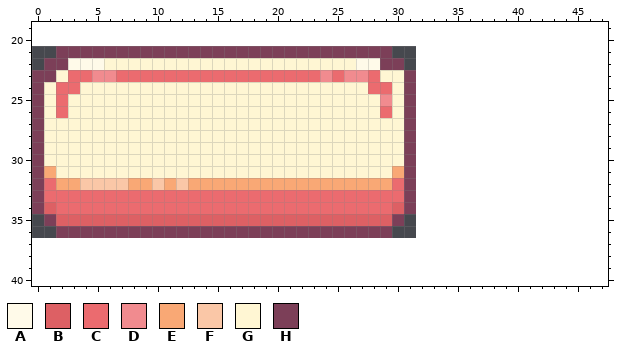
Pixel-art file -- Assets/Scenes/Part 3 UI Testing/UI elements/Btn.aseprite. The first picture shows the starting point.
32x16 pixels, 1 frame. Shown: x 0..47, y 19..40. The old version is drawn lined up with the new one, on the new canvas.
Palette (. is transparent): A #fffae9  B #dd6064  C #eb6b6f  D #f18b8f  E #f9a875  F #fac7a7  G #fff6d3  H #7c3f58
Pixels before, first column x 0:
21 ..HHHHHHHHHHHHHHHHHHHHHHHHHHHH..
22 .HHAAAGGGGGGGGGGGGGGGGGGGGGAAHH.
23 HHGCCDDCCCCCCCCCCCCCCCCCDCDDCGGH
24 HGCCGGGGGGGGGGGGGGGGGGGGGGGGCCGH
25 HGCGGGGGGGGGGGGGGGGGGGGGGGGGGDGH
26 HGCGGGGGGGGGGGGGGGGGGGGGGGGGGCGH
27 HGGGGGGGGGGGGGGGGGGGGGGGGGGGGGGH
28 HGGGGGGGGGGGGGGGGGGGGGGGGGGGGGGH
29 HGGGGGGGGGGGGGGGGGGGGGGGGGGGGGGH
30 HGGGGGGGGGGGGGGGGGGGGGGGGGGGGGGH
31 HEGGGGGGGGGGGGGGGGGGGGGGGGGGGGEH
32 HCEEFFFFEEFEFEEEEEEEEEEEEEEEEECH
33 HCCCCCCCCCCCCCCCCCCCCCCCCCCCCCCH
34 HBCCCCCCCCCCCCCCCCCCCCCCCCCCCCBH
35 .HBBBBBBBBBBBBBBBBBBBBBBBBBBBBH.
36 ..HHHHHHHHHHHHHHHHHHHHHHHHHHHH..
After the commit:
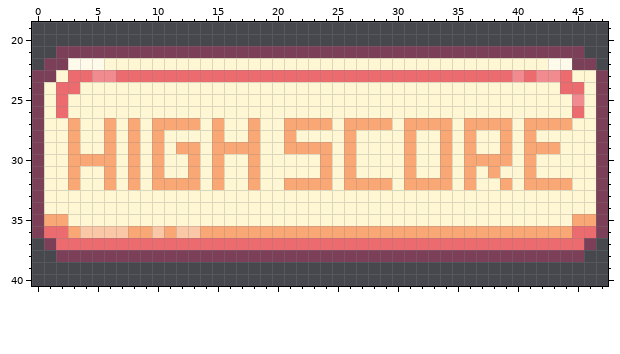
Diff:
canvas 32x16 -> 48x48, the old top-left corner now at 0,21
y 21: x 30..45 ................ -> HHHHHHHHHHHHHHHH
y 22: x 27..46 AAHH................ -> GGGGGGGGGGGGGGGGAAHH
y 23: x 24 D -> C; x 26..27 DD -> CC; x 29..47 GGH................ -> CCCCCCCCCCCDCDDCGGH
y 24: x 28..29 CC -> GG; x 31..47 H................ -> GGGGGGGGGGGGGCCGH
y 25: x 29 D -> G; x 31..47 H................ -> GGGGGGGGGGGGGGDGH
y 26: x 29 C -> G; x 31..47 H................ -> GGGGGGGGGGGGGGCGH
y 27: x 3 G -> E; x 6 G -> E; x 8 G -> E; x 10..13 GGGG -> EEEE; x 15 G -> E; x 18 G -> E; x 21..24 GGGG -> EEEE; x 26..29 GGGG -> EEEE; x 31..47 H................ -> EEEEGEEEEGEEEEGGH
y 28: x 3 G -> E; x 6 G -> E; x 8 G -> E; x 10 G -> E; x 15 G -> E; x 18 G -> E; x 21 G -> E; x 26 G -> E; x 31..47 H................ -> EGGEGEGGEGEGGGGGH
y 29: x 3 G -> E; x 6 G -> E; x 8 G -> E; x 10 G -> E; x 12..13 GG -> EE; x 15..18 GGGG -> EEEE; x 21..24 GGGG -> EEEE; x 26 G -> E; x 31..47 H................ -> EGGEGEGGEGEEEGGGH
y 30: x 3..6 GGGG -> EEEE; x 8 G -> E; x 10 G -> E; x 13 G -> E; x 15 G -> E; x 18 G -> E; x 24 G -> E; x 26 G -> E; x 31..47 H................ -> EGGEGEEEEGEGGGGGH
y 31: x 1 E -> G; x 3 G -> E; x 6 G -> E; x 8 G -> E; x 10 G -> E; x 13 G -> E; x 15 G -> E; x 18 G -> E; x 24 G -> E; x 26 G -> E; x 30..47 EH................ -> GEGGEGEGEGGEGGGGGH
y 32: x 1..2 CE -> GG; x 4..7 FFFF -> GGEG; x 9..10 EF -> GE; x 12 F -> E; x 14 E -> G; x 16..17 EE -> GG; x 19..20 EE -> GG; x 25 E -> G; x 30..47 CH................ -> GEEEEGEGGEGEEEEGGH
y 33: x 1..47 CCCCCCCCCCCCCCCCCCCCCCCCCCCCCCH................ -> GGGGGGGGGGGGGGGGGGGGGGGGGGGGGGGGGGGGGGGGGGGGGGH
y 34: x 1..47 BCCCCCCCCCCCCCCCCCCCCCCCCCCCCBH................ -> GGGGGGGGGGGGGGGGGGGGGGGGGGGGGGGGGGGGGGGGGGGGGGH
y 35: x 0..47 .HBBBBBBBBBBBBBBBBBBBBBBBBBBBBH................. -> HEEGGGGGGGGGGGGGGGGGGGGGGGGGGGGGGGGGGGGGGGGGGEEH
y 36: x 0..47 ..HHHHHHHHHHHHHHHHHHHHHHHHHHHH.................. -> HCCEFFFFEEFEFFEEEEEEEEEEEEEEEEEEEEEEEEEEEEEEECCH
y 37: x 1..46 .............................................. -> HCCCCCCCCCCCCCCCCCCCCCCCCCCCCCCCCCCCCCCCCCCCCH
y 38: x 2..45 ............................................ -> HHHHHHHHHHHHHHHHHHHHHHHHHHHHHHHHHHHHHHHHHHHH
